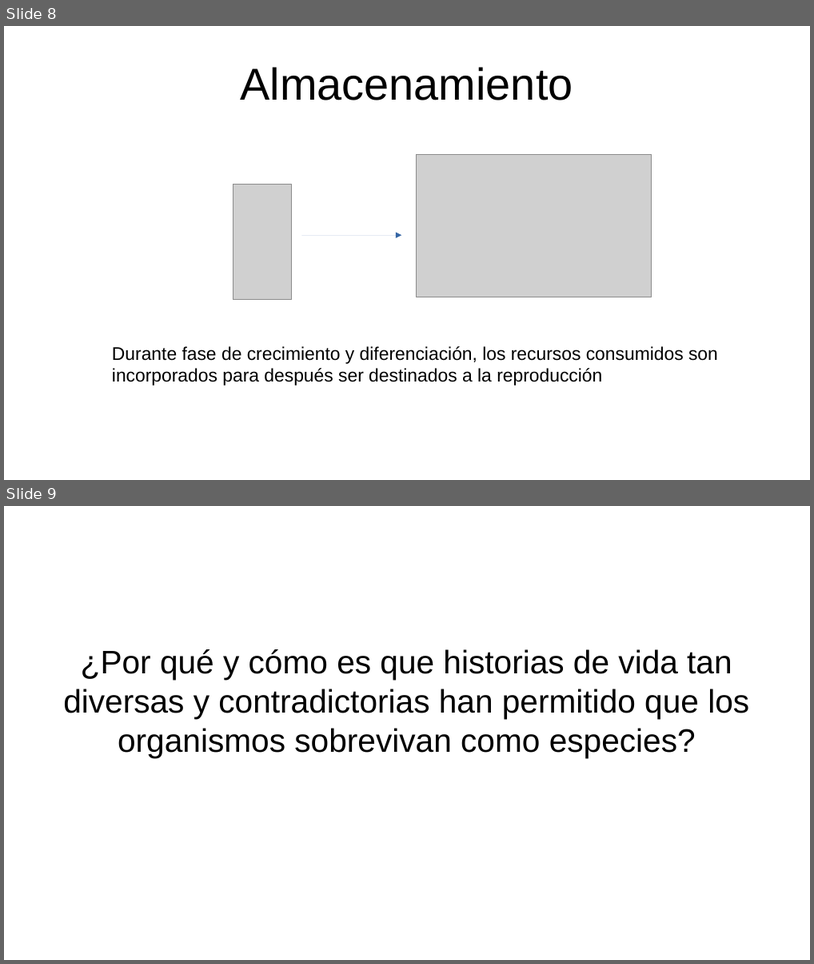
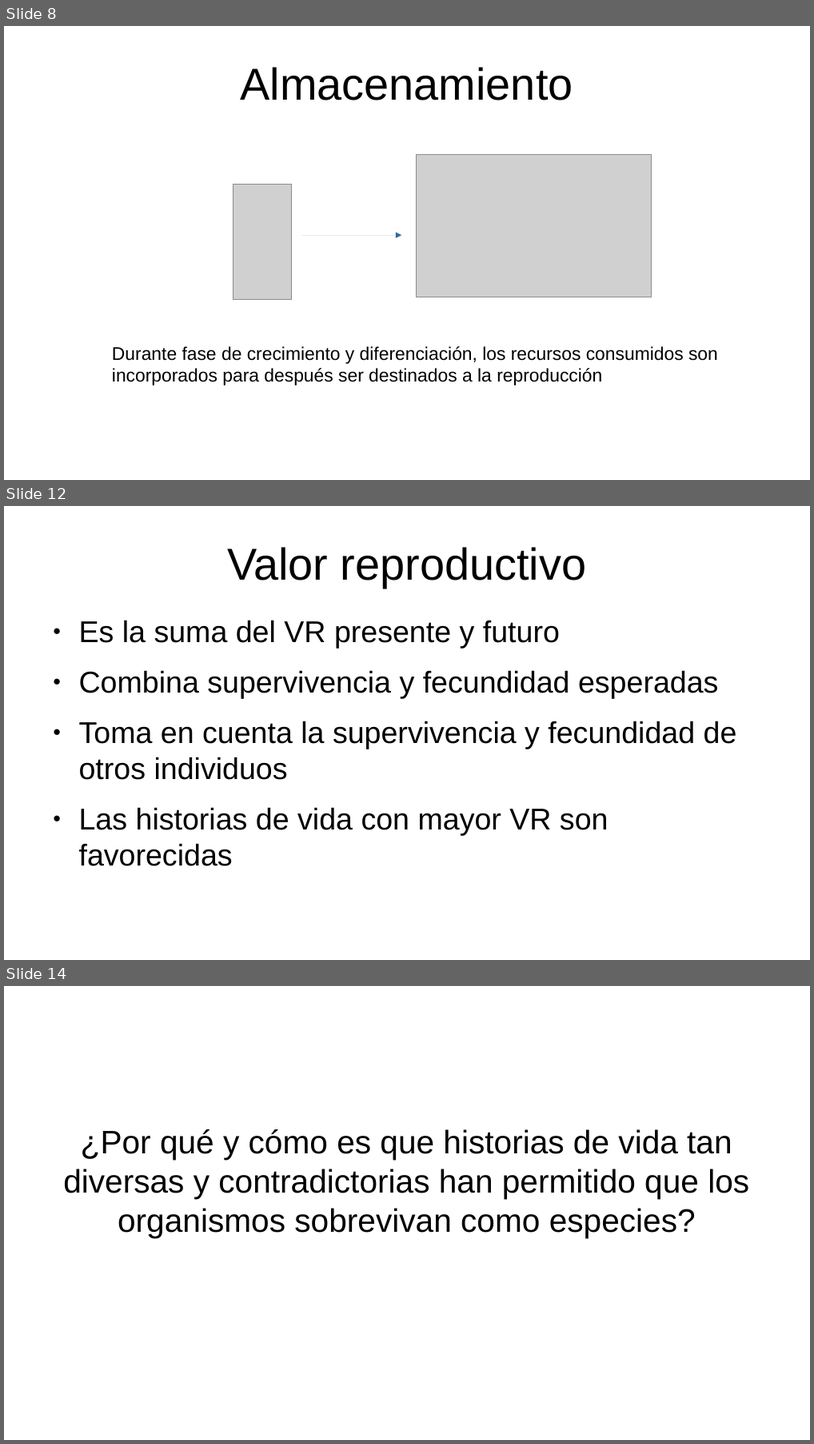
Before and after one commit to gerardommc/Ecologia-poblaciones, a slide deck: Unidad-3/Componentes-historia.odp. Shown one above the other, each under a label of ours: slides 8 and 9 before the commit, slides 8, 12 and 14 after it; the slides between them are not shown. The pictures are 814x964 and 814x1444 pixels, drawn with LibreOffice and Linux fonts; fonts in the diff are those of the drawing; grey boxes stand for pictures. Boxes give left, top, right and bottom in pixels: in the first picture for what was removed or moved away, otherwise in the second. Text is boxed around its words. In the diff, an @@ line names an element or a change of style, - is before the commit and + after.

```diff
--- a/Unidad-3/Componentes-historia.odp
+++ b/Unidad-3/Componentes-historia.odp
@@ slide 12 added at box(4, 506, 810, 960), background #FFFFFF @@
@@ title added at box(227, 547, 586, 588), 44 pt, text #000000 @@
+Valor reproductivo
@@ text added at box(79, 620, 738, 866), 29.6 pt, text #000000 @@
+● Es la suma del VR presente y futuro
+● Combina supervivencia y fecundidad esperadas
+● Toma en cuenta la supervivencia y fecundidad de otros individuos
+● Las historias de vida con mayor VR son favorecidas
@@ what was slide 9 is now slide 14 @@
```
Also in this commit, not shown: 4 other slides added, 1 other file.
